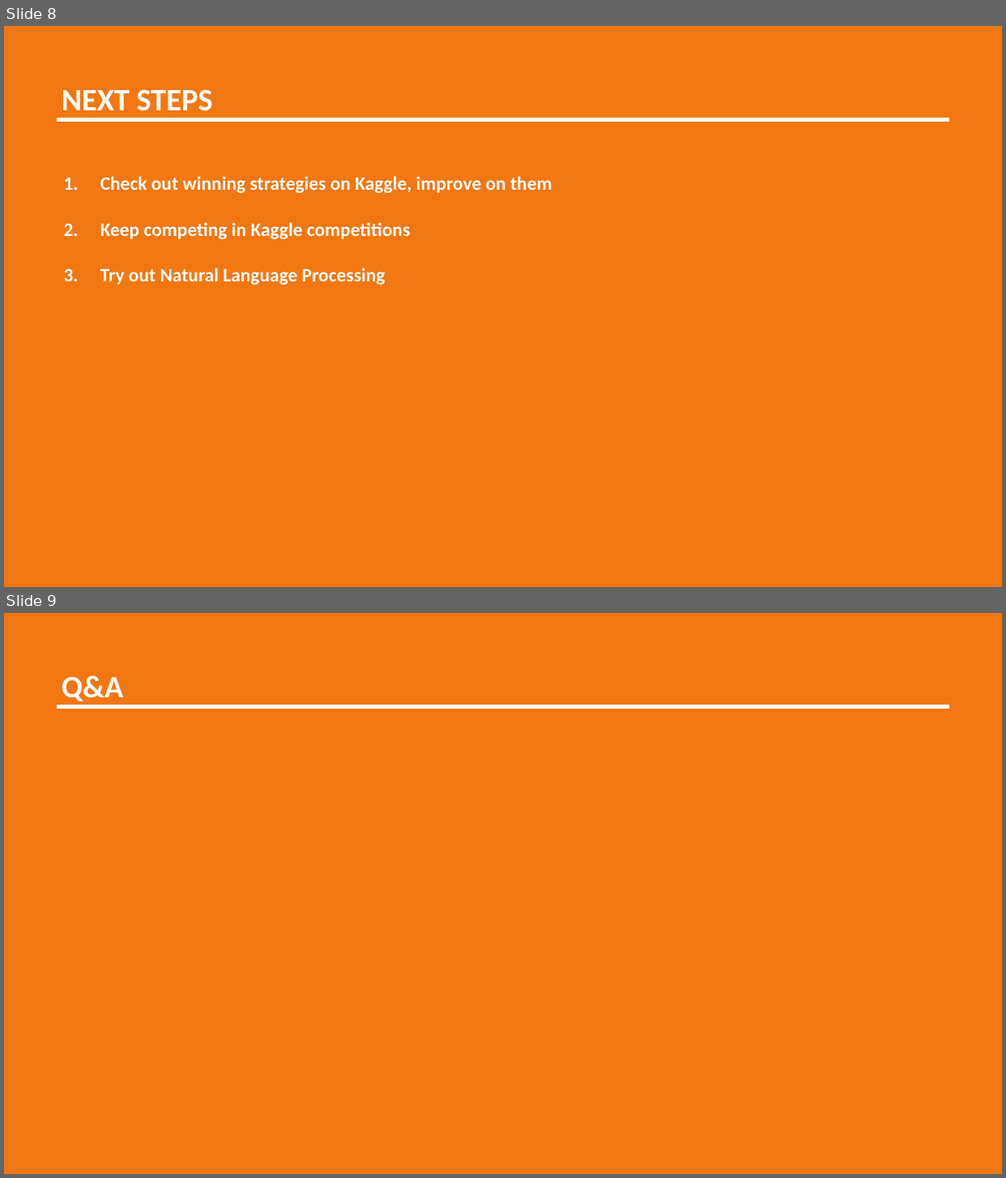
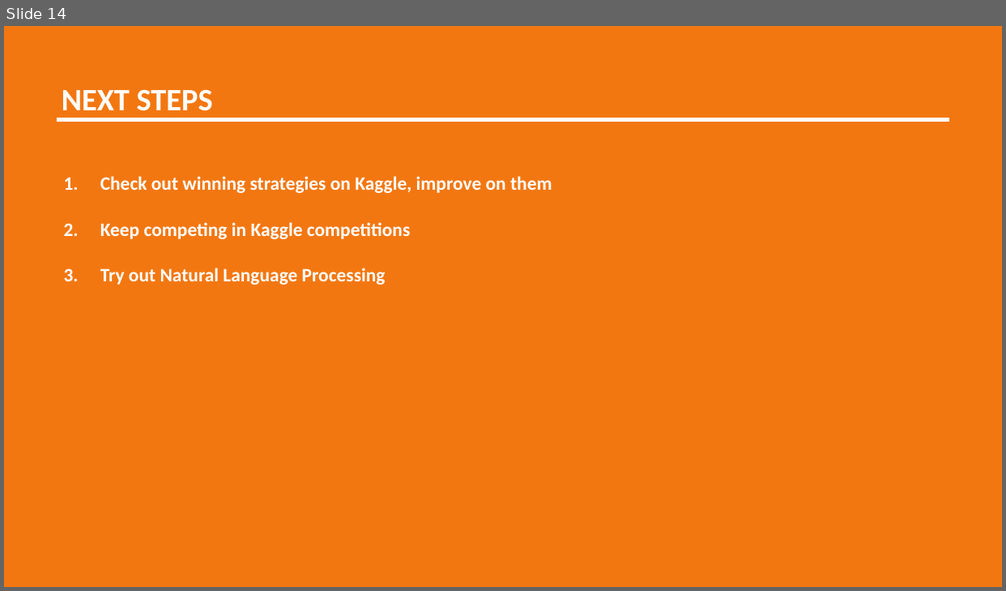
Before and after one commit to misrab/homework, a slide deck: BrandonWong/Project/Presentation.pptx. Shown one above the other, each under a label of ours: slides 8 and 9 before the commit, slide 14 after it. The pictures are 1006x1178 and 1006x591 pixels, drawn with LibreOffice and Linux fonts; fonts in the diff are those of the drawing. Boxes give left, top, right and bottom in pixels: in the first picture for what was removed or moved away, otherwise in the second. Text is boxed around its words. In the diff, an @@ line names an element or a change of style, - is before the commit and + after.

```diff
--- a/BrandonWong/Project/Presentation.pptx
+++ b/BrandonWong/Project/Presentation.pptx
@@ slide 9 removed at (x1=4, y1=613, x2=1002, y2=1174), background #FFFFFF @@
@@ rectangle removed at (x1=4, y1=613, x2=1002, y2=1174) @@
@@ text removed at (x1=62, y1=675, x2=124, y2=705) @@
-Q&A
@@ line removed from (57, 707) to (949, 707) @@
@@ what was slide 8 is now slide 14 @@
```
Also in this commit, not shown: 1 slide changed, 6 slides added, 5 other files.
